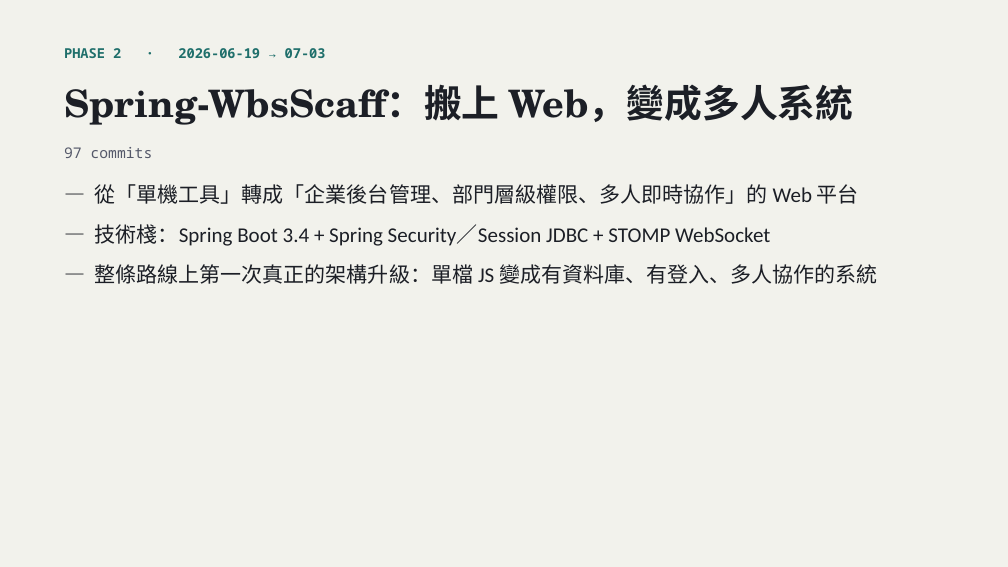
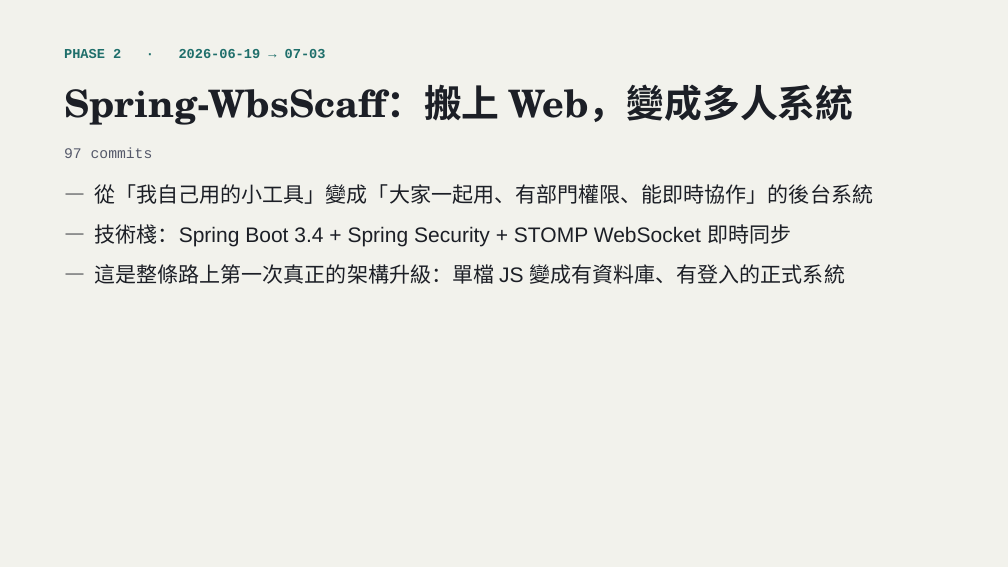
Before and after one commit to LinGaOscar/Spring-MissionBoard, a slide deck: slide 7 of docs/從HTML到SaaS_AI開發技巧回顧.pptx (slide 5 before the commit). Drawn at 1008x567 pixels with LibreOffice and Linux fonts; fonts in the diff are those of the drawing. Boxes give left, top, right and bottom in pixels: in the first picture for what was removed or moved away, otherwise in the second. Text is boxed around its words. In the diff, an @@ line names an element or a change of style, - is before the commit and + after.

Commit message:
fix: 簡報字型改用跨平台通用字型，避免手機版顯示跑版
Avenir Next／Menlo 僅 Mac 內建，手機 App 上被替換字型後文字方塊溢出、跟其他元素重疊。改用 Georgia／Arial／Courier New，並讓所有文字框內容過長時自動縮小字級而非溢出。

```diff
--- a/docs/從HTML到SaaS_AI開發技巧回顧.pptx
+++ b/docs/從HTML到SaaS_AI開發技巧回顧.pptx
@@ text "PHASE 2 · 2026-06-19 → ..." at [64,49,326,58]: font Noto Sans Mono to Courier New @@
@@ text "97 commits" at [64,147,153,158]: font Noto Sans Mono to Courier New @@
@@ text at [95,184,874,284]: text changed; font Calibri to Arial @@
-— 從「單機工具」轉成「企業後台管理、部門層級權限、多人即時協作」的 Web 平台
-— 技術棧：Spring Boot 3.4 + Spring Security／Session JDBC + STOMP WebSocket
-— 整條路線上第一次真正的架構升級：單檔 JS 變成有資料庫、有登入、多人協作的系統
+— 從「我自己用的小工具」變成「大家一起用、有部門權限、能即時協作」的後台系統
+— 技術棧：Spring Boot 3.4 + Spring Security + STOMP WebSocket 即時同步
+— 這是整條路上第一次真正的架構升級：單檔 JS 變成有資料庫、有登入的正式系統
```
Also in this commit, not shown: 17 other slides changed, 10 slides added.
